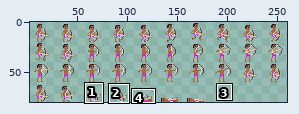
Sprite sheet, stored at Assets/Sprites/Units/Archer/Archer.png. Above, an overview of the earlier version with the close-up marked.
Close-up. Before the edit:
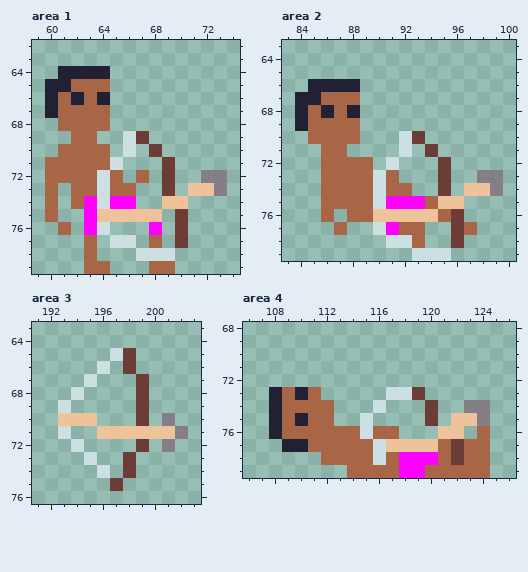
The file is 260x80 pixels. Shown: area 1: x 59..74, y 62..79; area 2: x 83..100, y 63..79; area 3: x 191..203, y 63..76; area 4: x 106..126, y 68..79. The wide view leaves out empty margins. The commit also changed other parts of the picture, which this record leaves out.
After:
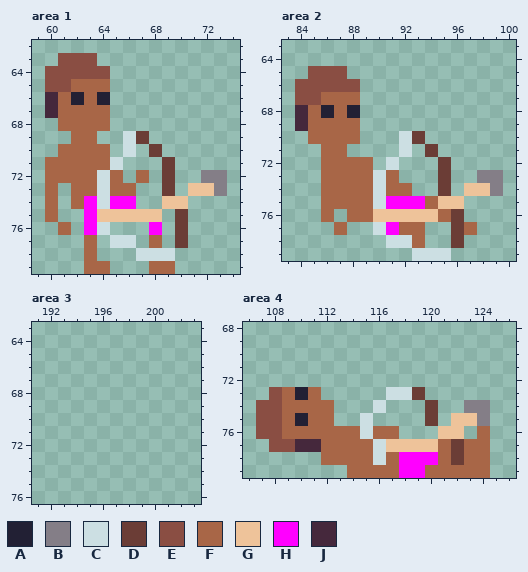
Palette (. is transparent): A #222034  B #847e87  C #ccdfe3  D #6b3d36  E #8a4e43  F #a86647  G #eec39a  H #ff00ff  J #45283c
Changes in this commit:
--- area 1
@@ x 59..66 @@
 62 ........
-63 ........
-64 ..AAAA..
-65 .AAFFF..
-66 .AFAFA..
-67 .AFFFF..
+63 ..EEE...
+64 .EEEEE..
+65 .EEFFF..
+66 .JFAFA..
+67 .JFFFF..
 68 ..FFFF..
--- area 2
@@ x 83..90 @@
 64 ........
-65 ........
-66 ..AAAA..
-67 .AAFFF..
-68 .AFAFA..
-69 .AFFFF..
+65 ..EEE...
+66 .EEEEE..
+67 .EEFFF..
+68 .JFAFA..
+69 .JFFFF..
 70 ..FFFF..
--- area 3
@@ x 191..203 @@
 64 .............
-65 ......CD.....
-66 .....C.D.....
-67 ....C...D....
-68 ...C....D....
-69 ..C.....D....
-70 ..GGG...D.B..
-71 ..C..GGGGGGB.
-72 ...C....D.B..
-73 ....C..D.....
-74 .....C.D.....
-75 ......D......
+65 .............
+66 .............
+67 .............
+68 .............
+69 .............
+70 .............
+71 .............
+72 .............
+73 .............
+74 .............
+75 .............
 76 .............
--- area 4
@@ x 106..113 @@
 72 ........
-73 ..AFAF..
-74 ..AFFFF.
-75 ..AFAFF.
-76 ..AFFFFF
-77 ...AAFFF
+73 ..EFAF..
+74 .EEFFFF.
+75 .EEFAFF.
+76 .EEFFFFF
+77 ..EEJJFF
 78 ......FF
